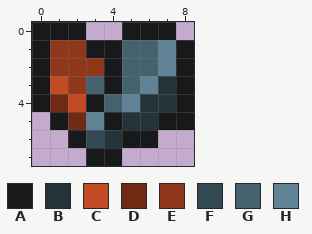
Pixel-art sprite -- Art/items/Hearth_Stone-Complete.png. That is the earlier state.
The file is 9x8 pixels.
Palette (. is transparent): A #17191a  B #243339  C #c24b24  D #702b14  E #8e371a  F #344852  G #46616e  H #5f8394
Pixels before, first column x 0:
0 AAA..AAA.
1 AEEAAGGHA
2 AEEEAGGHA
3 ACEGAGHBA
4 ADCAGHBBA
5 .ADHABBAA
6 ..AFBAA..
7 ...AA....
Once edited:
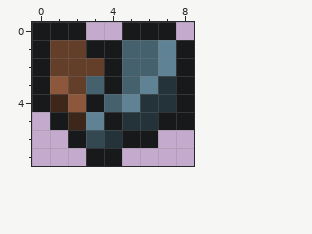
What changed:
colour C: #c24b24 -> #8c573b
colour D: #702b14 -> #3d261a
colour E: #8e371a -> #633e29
Boxes around the changes in both pictures, in picture pixels (x1, y1, x2, y2):
changed: (50, 40, 104, 130)
